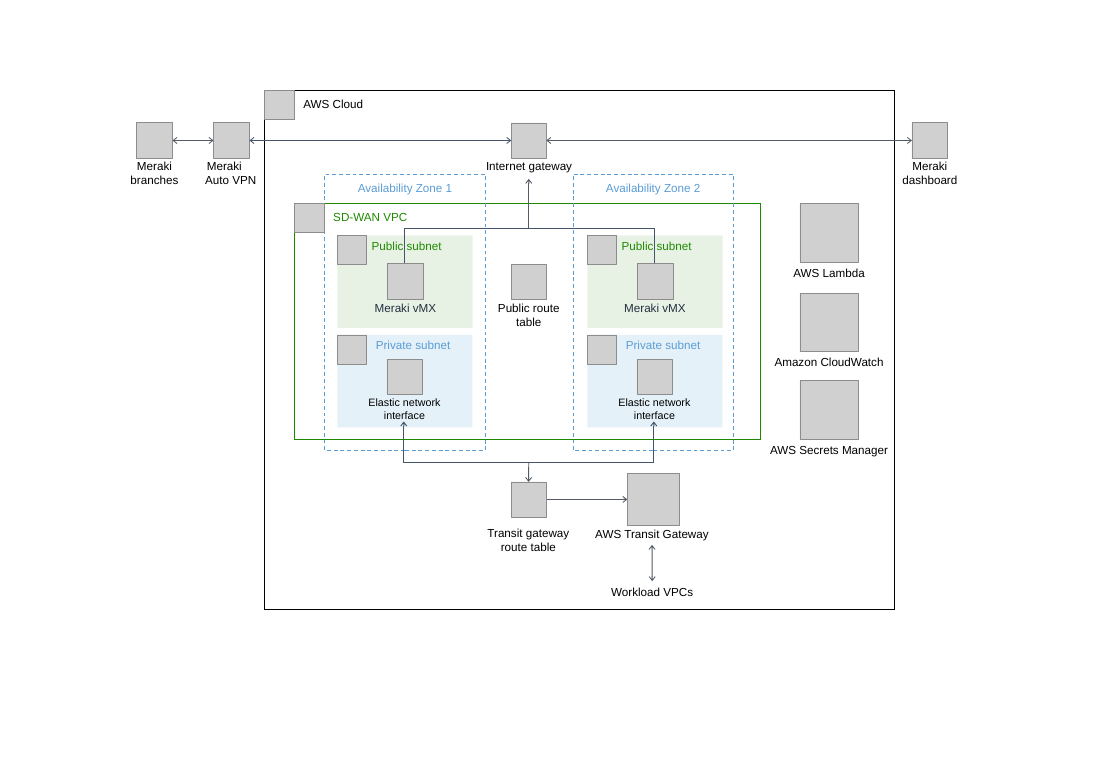
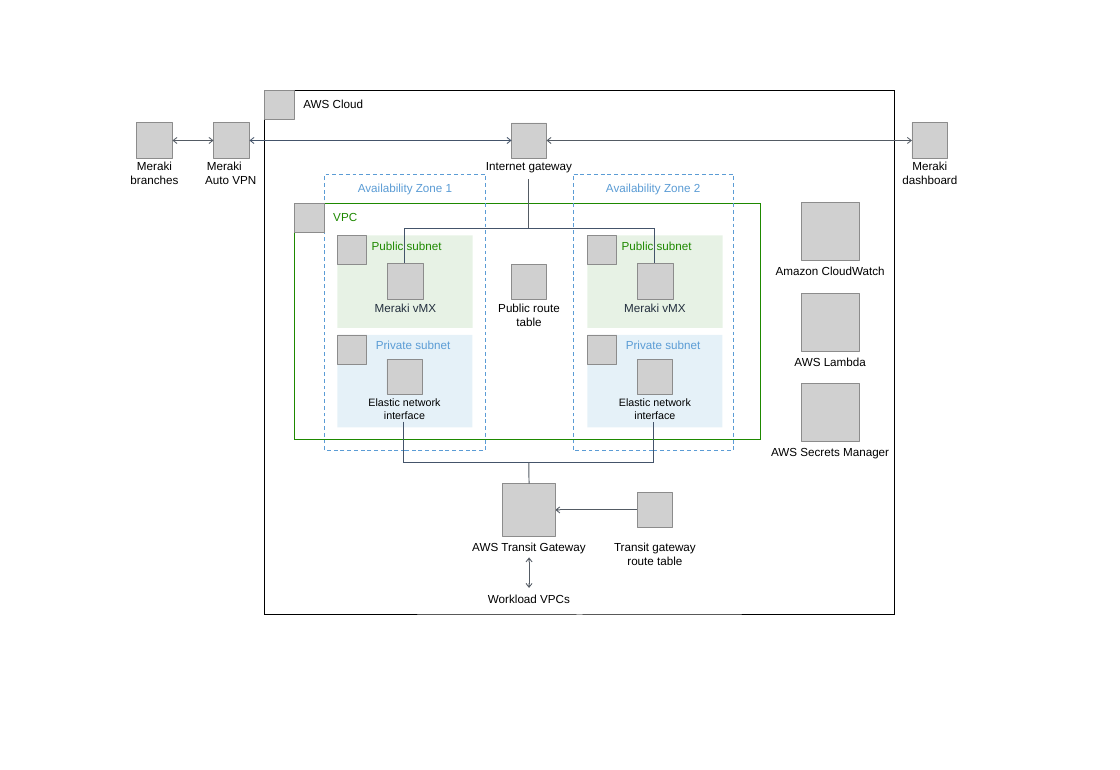
Before and after one commit to aws-quickstart/quickstart-cisco-meraki-sd-wan-vmx, a slide deck: slide 1 of docs/images/cisco-meraki-sd-wan-vmx-architecture-diagram.pptx (slide 4 before the commit). Drawn at 1120x770 pixels with LibreOffice and Linux fonts; fonts in the diff are those of the drawing; grey boxes stand for pictures. Boxes give left, top, right and bottom in pixels: in the first picture for what was removed or moved away, otherwise in the second. Text is boxed around its words. In the diff, an @@ line names an element or a change of style, - is before the commit and + after.

```diff
--- a/docs/images/cisco-meraki-sd-wan-vmx-architecture-diagram.pptx
+++ b/docs/images/cisco-meraki-sd-wan-vmx-architecture-diagram.pptx
@@ rectangle "AWS Cloud": place and size @@
-rectangle "AWS Cloud" at <box>265,90,894,610</box>
+rectangle "AWS Cloud" at <box>265,90,894,615</box>
@@ arrow (528, 228) - (528, 179): arrow to line @@
@@ picture: place and size @@
-picture at <box>800,293,858,351</box>
+picture at <box>801,202,859,260</box>
@@ text in rectangle at <box>333,213,357,221</box>: text changed @@
-SD-WAN VPC
+VPC
@@ text "Amazon CloudWatch": place and size @@
-text "Amazon CloudWatch" at <box>775,357,884,366</box>
+text "Amazon CloudWatch" at <box>776,266,885,275</box>
@@ picture: place and size @@
-picture at <box>800,204,858,262</box>
+picture at <box>801,293,859,351</box>
@@ text "AWS Lambda": place and size @@
-text "AWS Lambda" at <box>793,268,865,277</box>
+text "AWS Lambda" at <box>794,357,866,366</box>
@@ arrow (528, 463) - (529, 484): arrow to line @@
@@ picture: place and size @@
-picture at <box>627,473,680,526</box>
+picture at <box>503,484,555,536</box>
@@ picture: place and size @@
-picture at <box>511,482,546,517</box>
+picture at <box>638,492,673,527</box>
@@ text "AWS Transit Gateway": place and size @@
-text "AWS Transit Gateway" at <box>595,529,709,541</box>
+text "AWS Transit Gateway" at <box>472,542,586,554</box>
@@ arrow moved from (546, 499) - (627, 499) to (638, 510) - (555, 510) @@
@@ text "Transit gateway route table": place and size @@
-text "Transit gateway route table" at <box>487,528,569,551</box>
+text "Transit gateway route table" at <box>614,542,695,565</box>
@@ double arrow moved from (652, 545) - (652, 581) to (529, 557) - (529, 588) @@
@@ text "Workload VPCs": place and size @@
-text "Workload VPCs" at <box>611,587,693,596</box>
+text "Workload VPCs" at <box>488,594,570,603</box>
```
Also in this commit, not shown: 1 other slide changed, 2 slides removed, 3 other files.
